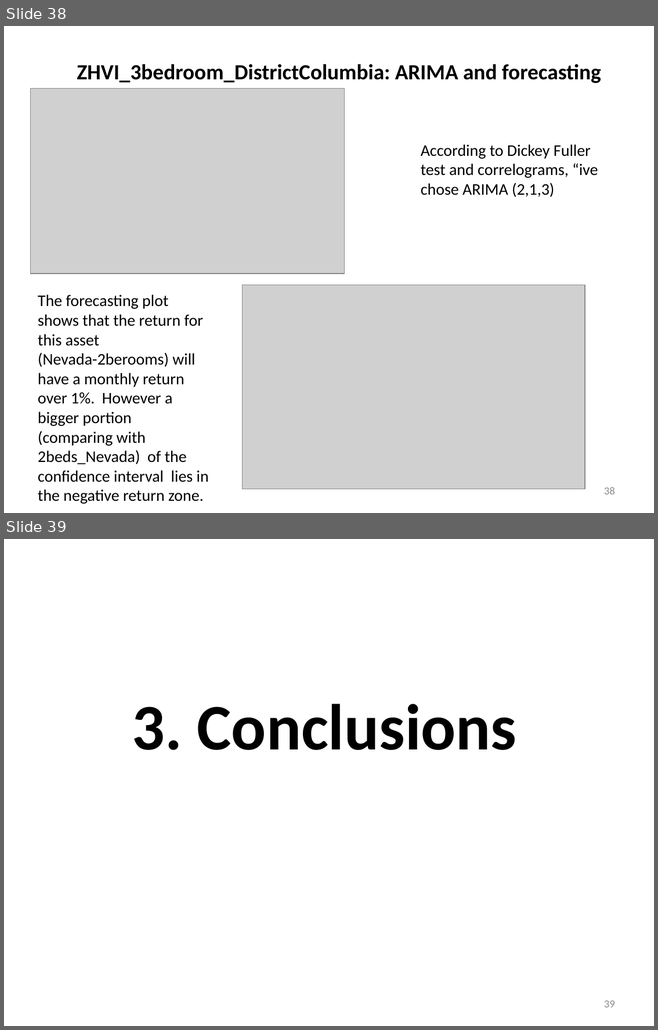
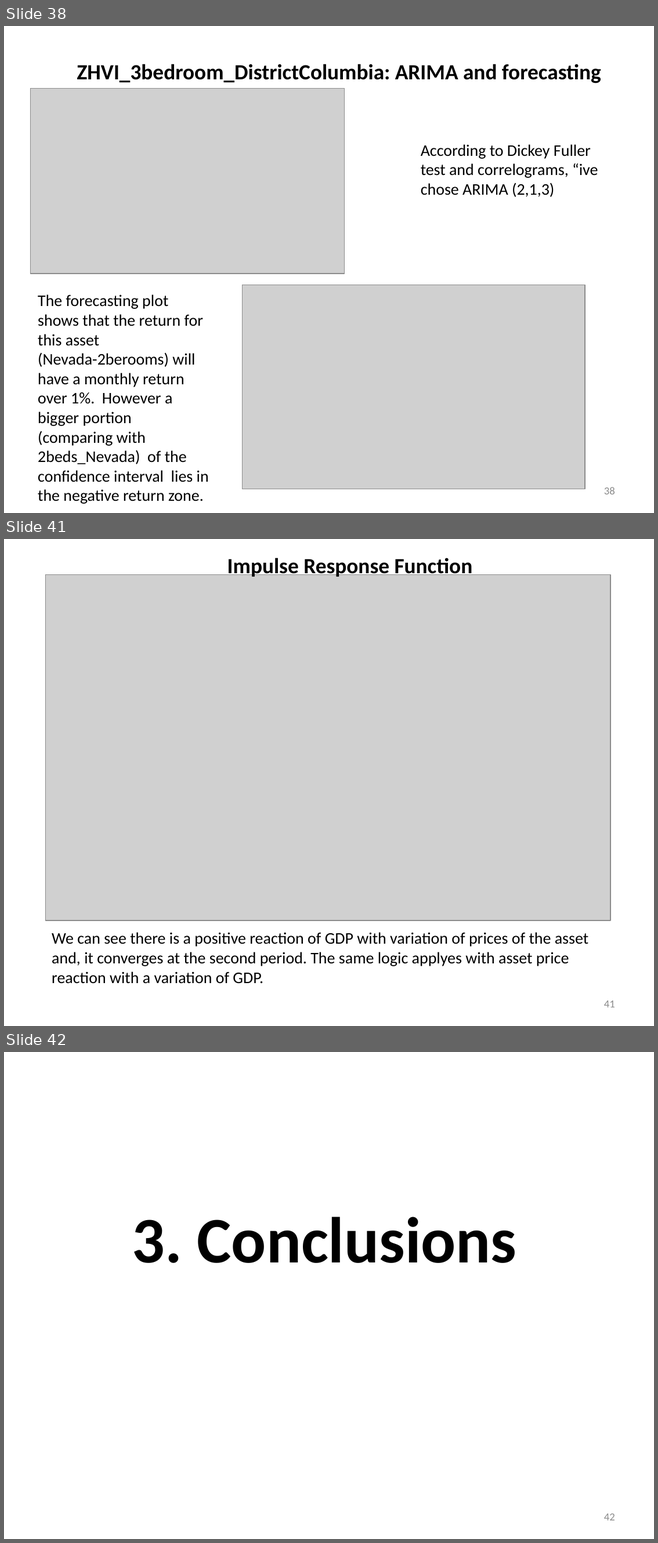
Before and after one commit to minoruronny79/DataIncubator_PortfolioInvestment_RealState, a slide deck: MaeshiroMinoru_HousePrices_USA.pptx. Shown one above the other, each under a label of ours: slides 38 and 39 before the commit, slides 38, 41 and 42 after it; the slides between them are not shown. The pictures are 658x1030 and 658x1543 pixels, drawn with LibreOffice and Linux fonts; fonts in the diff are those of the drawing; grey boxes stand for pictures. Boxes give left, top, right and bottom in pixels: in the first picture for what was removed or moved away, otherwise in the second. Text is boxed around its words. In the diff, an @@ line names an element or a change of style, - is before the commit and + after.

```diff
--- a/MaeshiroMinoru_HousePrices_USA.pptx
+++ b/MaeshiroMinoru_HousePrices_USA.pptx
@@ slide 41 added at bbox=[4, 539, 654, 1026], background #FFFFFF @@
@@ text added at bbox=[227, 558, 473, 579], 24 pt, text #000000, bold @@
+Impulse Response Function
@@ picture added at bbox=[46, 575, 611, 921] @@
@@ text added at bbox=[52, 932, 588, 984], 18 pt, text #000000 @@
+We can see there is a positive reaction of GDP with variation of prices of the asset and, it converges at the second period. The same logic applyes with asset price reaction with a variation of GDP.
@@ page number added at bbox=[604, 1001, 615, 1008], 12 pt, text #8C8C8C @@
+41
@@ what was slide 39 is now slide 42 @@
@@ page number at bbox=[604, 1514, 615, 1521]: text changed @@
-39
+42
```
Also in this commit, not shown: 7 slides changed, 2 other slides added.
